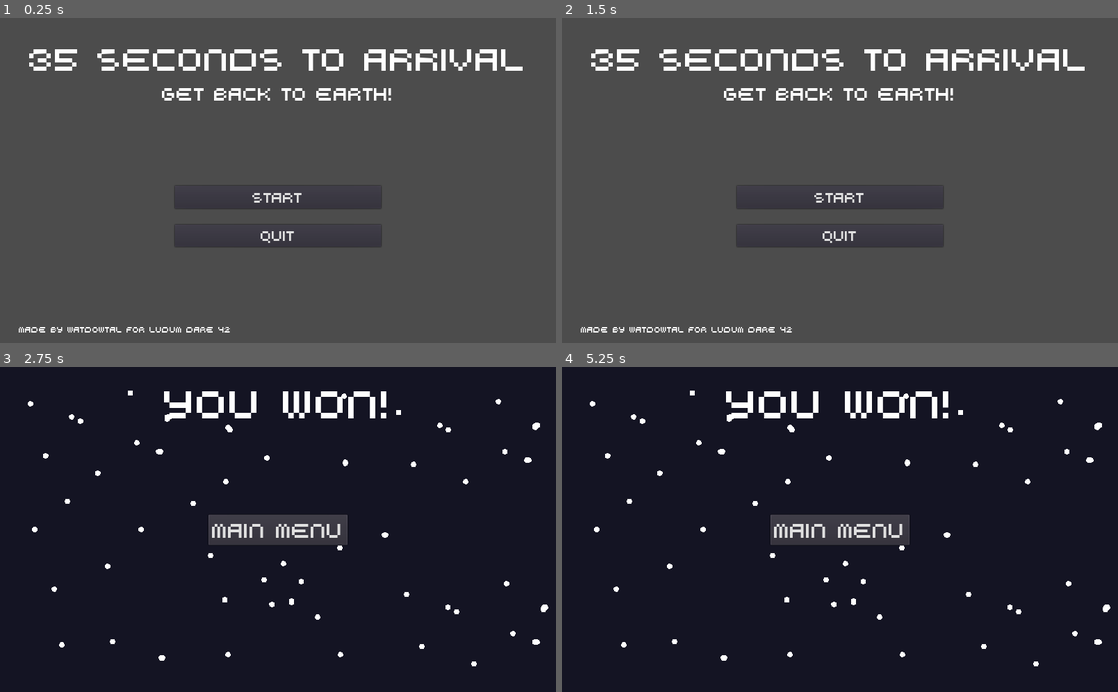
Above: before the commit, frames 1-4 (two rows, left to right).
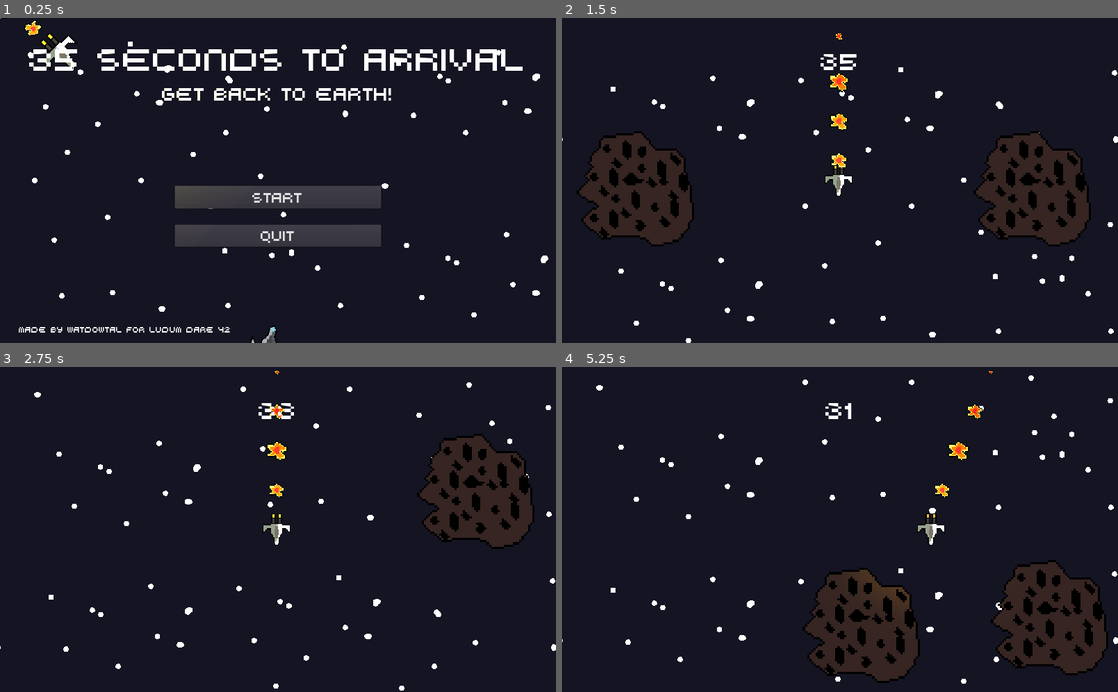
Above: after the commit, the same moments.

Repository: watdowtal/ludumdare42
Game: Godot game, scene res://Scenes/Title/TitleScreen.tscn
Same seed, same stepped clock (60 frames per second), same inputs: the game is played once before the commit and once after it.
Inputs (mouse positions are in pixels of both pictures, inside the frame that each line leads up to):
- Up to frame 1 (0.25 s): no input
- Up to frame 2 (1.5 s): click "Start" at 0.5 s; click (840, 180) at 1.25 s, where only the run before the commit has a clickable "MAIN MENU"
- Up to frame 3 (2.75 s): click (278, 545) at 2 s, where only the run before the commit has a clickable "Start"
- Up to frame 4 (5.25 s): hold Right (ui_right) 2.78-4.28 s; hold Left (ui_left) from 4.28 s (still down)

The runs differ from the first frame. In frame 1, 92% of the frame differs, in the area x 0-100%, y 0-100%; in frame 2, 100%; in frame 3, 11%; in frame 4, 17%.

Commit message:
Add files via upload

Diff:
--- a/LD42/Scenes/Meteor/Meteor.tscn
+++ b/LD42/Scenes/Meteor/Meteor.tscn
@@ -10,7 +10,7 @@
 
 [node name="Meteor" type="Area2D"]
 
-scale = Vector2( 3, 3 )
+scale = Vector2( 4, 4 )
 input_pickable = true
 gravity_vec = Vector2( 0, 1 )
 gravity = 98.0
--- /dev/null
+++ b/LD42/Scenes/Other/Trail.tscn
@@ -0,0 +1,129 @@
+[gd_scene load_steps=10 format=2]
+
+[ext_resource path="res://Scenes/Player/Particles.png" type="Texture" id=1]
+[ext_resource path="res://Scenes/Player/Light.png" type="Texture" id=2]
+
+[sub_resource type="Curve" id=1]
+
+min_value = 0.0
+max_value = 1.0
+bake_resolution = 100
+_data = [ Vector2( 0, 1 ), 0.0, 0.0, 0, 0, Vector2( 0.0527231, 1 ), 15.9836, 15.9836, 0, 0, Vector2( 0.222128, 0 ), 0.0, 0.0, 0, 0 ]
+
+[sub_resource type="CurveTexture" id=2]
+
+flags = 4
+width = 2048
+curve = SubResource( 1 )
+
+[sub_resource type="Gradient" id=3]
+
+offsets = PoolRealArray( 0, 0.479532, 1 )
+colors = PoolColorArray( 1, 1, 1, 0, 1, 1, 1, 0, 1, 1, 1, 1 )
+
+[sub_resource type="GradientTexture" id=4]
+
+flags = 4
+gradient = SubResource( 3 )
+width = 2048
+
+[sub_resource type="Curve" id=5]
+
+min_value = 0.0
+max_value = 1.0
+bake_resolution = 100
+_data = [ Vector2( 0, 1 ), 0.0, 29.9492, 0, 0, Vector2( 0.691342, 0 ), 0.0, 0.0, 0, 0, Vector2( 1, 0 ), 0.0711229, 0.0, 0, 0 ]
+
+[sub_resource type="CurveTexture" id=6]
+
+flags = 4
+width = 2048
+curve = SubResource( 5 )
+
+[sub_resource type="ParticlesMaterial" id=7]
+
+render_priority = 0
+trail_divisor = 1
+trail_size_modifier = SubResource( 6 )
+trail_color_modifier = SubResource( 4 )
+emission_shape = 0
+flag_align_y = false
+flag_rotate_y = false
+flag_disable_z = false
+spread = 180.0
+flatness = 0.0
+gravity = Vector3( 0, 0, 0 )
+initial_velocity = 1.0
+initial_velocity_random = 0.0
+angular_velocity = 0.0
+angular_velocity_random = 0.0
+linear_accel = 0.0
+linear_accel_random = 0.0
+radial_accel = 0.0
+radial_accel_random = 0.0
+tangential_accel = 0.0
+tangential_accel_random = 0.0
+damping = 20.0
+damping_random = 0.0
+angle = 0.0
+angle_random = 0.0
+scale = 2.0
+scale_random = 0.0
+scale_curve = SubResource( 2 )
+color = Color( 1, 1, 1, 1 )
+hue_variation = 0.0
+hue_variation_random = 0.0
+anim_speed = 0.0
+anim_speed_random = 0.0
+anim_offset = 0.0
+anim_offset_random = 0.0
+anim_loop = false
+_sections_unfolded = [ "Gravity", "Scale", "Spread", "Trail" ]
+
+[node name="Particles2D" type="Particles2D"]
+
+position = Vector2( 0, -24 )
+emitting = true
+amount = 20
+lifetime = 1.0
+one_shot = false
+preprocess = 0.0
+speed_scale = 0.5
+explosiveness = 0.0
+randomness = 0.0
+fixed_fps = 0
+fract_delta = true
+visibility_rect = Rect2( -100, -100, 200, 200 )
+local_coords = false
+draw_order = 0
+process_material = SubResource( 7 )
+texture = ExtResource( 1 )
+normal_map = null
+h_frames = 1
+v_frames = 1
+_sections_unfolded = [ "Process Material", "Time" ]
+
+[node name="Light2D" type="Light2D" parent="." index="0"]
+
+position = Vector2( 0, 24 )
+enabled = true
+editor_only = false
+texture = ExtResource( 2 )
+offset = Vector2( 0, 0 )
+texture_scale = 1.0
+color = Color( 0.730469, 0.720883, 0.716202, 1 )
+energy = 1.0
+mode = 0
+range_height = 0.0
+range_z_min = -1024
+range_z_max = 1024
+range_layer_min = 0
+range_layer_max = 0
+range_item_cull_mask = 1
+shadow_enabled = false
+shadow_color = Color( 0, 0, 0, 0 )
+shadow_buffer_size = 2048
+shadow_gradient_length = 0.0
+shadow_filter = 0
+shadow_filter_smooth = 0.0
+shadow_item_cull_mask = 1
--- a/LD42/Scenes/Other/World/World.tscn
+++ b/LD42/Scenes/Other/World/World.tscn
@@ -5,7 +5,7 @@
 [ext_resource path="res://Scenes/Earth/Earth.tscn" type="PackedScene" id=3]
 [ext_resource path="res://Scenes/Meteor/Meteor.tscn" type="PackedScene" id=4]
 
-[node name="world" type="Node" index="0"]
+[node name="world" type="Node"]
 
 [node name="Player" parent="." index="0" instance=ExtResource( 1 )]
 
@@ -15,7 +15,7 @@
 
 [node name="Earth" parent="." index="2" instance=ExtResource( 3 )]
 
-position = Vector2( 0, 288 )
+position = Vector2( 0, 25952 )
 
 [node name="Meteors" type="Node" parent="." index="3"]
 
@@ -209,7 +209,7 @@
 
 [node name="Meteor48" parent="Meteors" index="47" instance=ExtResource( 4 )]
 
-position = Vector2( 608, 20608 )
+position = Vector2( 608, 20640 )
 
 [node name="Meteor49" parent="Meteors" index="48" instance=ExtResource( 4 )]
 
@@ -217,80 +217,92 @@
 
 [node name="Meteor50" parent="Meteors" index="49" instance=ExtResource( 4 )]
 
-position = Vector2( 608, 21312 )
-
-[node name="Meteor51" parent="Meteors" index="50" instance=ExtResource( 4 )]
+position = Vector2( 608, 21280 )
+
+[node name="Meteor72" parent="Meteors" index="50" instance=ExtResource( 4 )]
+
+position = Vector2( 192, 21536 )
+
+[node name="Meteor71" parent="Meteors" index="51" instance=ExtResource( 4 )]
+
+position = Vector2( 960, 20960 )
+
+[node name="Meteor51" parent="Meteors" index="52" instance=ExtResource( 4 )]
 
 position = Vector2( 960, 21856 )
 
-[node name="Meteor52" parent="Meteors" index="51" instance=ExtResource( 4 )]
+[node name="Meteor70" parent="Meteors" index="53" instance=ExtResource( 4 )]
+
+position = Vector2( 576, 22528 )
+
+[node name="Meteor52" parent="Meteors" index="54" instance=ExtResource( 4 )]
 
 position = Vector2( 192, 21824 )
 
-[node name="Meteor53" parent="Meteors" index="52" instance=ExtResource( 4 )]
+[node name="Meteor53" parent="Meteors" index="55" instance=ExtResource( 4 )]
 
 position = Vector2( 192, 22176 )
 
-[node name="Meteor54" parent="Meteors" index="53" instance=ExtResource( 4 )]
+[node name="Meteor54" parent="Meteors" index="56" instance=ExtResource( 4 )]
 
 position = Vector2( 960, 22176 )
 
-[node name="Meteor55" parent="Meteors" index="54" instance=ExtResource( 4 )]
+[node name="Meteor55" parent="Meteors" index="57" instance=ExtResource( 4 )]
 
 position = Vector2( 960, 22496 )
 
-[node name="Meteor56" parent="Meteors" index="55" instance=ExtResource( 4 )]
+[node name="Meteor56" parent="Meteors" index="58" instance=ExtResource( 4 )]
 
 position = Vector2( 192, 22528 )
 
-[node name="Meteor57" parent="Meteors" index="56" instance=ExtResource( 4 )]
+[node name="Meteor57" parent="Meteors" index="59" instance=ExtResource( 4 )]
 
 position = Vector2( 192, 22848 )
 
-[node name="Meteor58" parent="Meteors" index="57" instance=ExtResource( 4 )]
+[node name="Meteor58" parent="Meteors" index="60" instance=ExtResource( 4 )]
 
 position = Vector2( 960, 22880 )
 
-[node name="Meteor59" parent="Meteors" index="58" instance=ExtResource( 4 )]
-
-position = Vector2( 576, 23328 )
-
-[node name="Meteor60" parent="Meteors" index="59" instance=ExtResource( 4 )]
-
-position = Vector2( 928, 23712 )
-
-[node name="Meteor61" parent="Meteors" index="60" instance=ExtResource( 4 )]
-
-position = Vector2( 224, 23712 )
-
-[node name="Meteor62" parent="Meteors" index="61" instance=ExtResource( 4 )]
-
-position = Vector2( 576, 24128 )
-
-[node name="Meteor63" parent="Meteors" index="62" instance=ExtResource( 4 )]
-
-position = Vector2( 928, 24480 )
-
-[node name="Meteor64" parent="Meteors" index="63" instance=ExtResource( 4 )]
-
-position = Vector2( 192, 24480 )
-
-[node name="Meteor65" parent="Meteors" index="64" instance=ExtResource( 4 )]
-
-position = Vector2( 576, 24800 )
-
-[node name="Meteor66" parent="Meteors" index="65" instance=ExtResource( 4 )]
-
-position = Vector2( 928, 25248 )
-
-[node name="Meteor67" parent="Meteors" index="66" instance=ExtResource( 4 )]
+[node name="Meteor59" parent="Meteors" index="61" instance=ExtResource( 4 )]
+
+position = Vector2( 576, 23392 )
+
+[node name="Meteor60" parent="Meteors" index="62" instance=ExtResource( 4 )]
+
+position = Vector2( 896, 23712 )
+
+[node name="Meteor61" parent="Meteors" index="63" instance=ExtResource( 4 )]
+
+position = Vector2( 256, 23712 )
+
+[node name="Meteor62" parent="Meteors" index="64" instance=ExtResource( 4 )]
+
+position = Vector2( 576, 24096 )
+
+[node name="Meteor63" parent="Meteors" index="65" instance=ExtResource( 4 )]
+
+position = Vector2( 896, 24448 )
+
+[node name="Meteor64" parent="Meteors" index="66" instance=ExtResource( 4 )]
+
+position = Vector2( 192, 24416 )
+
+[node name="Meteor65" parent="Meteors" index="67" instance=ExtResource( 4 )]
+
+position = Vector2( 576, 24736 )
+
+[node name="Meteor66" parent="Meteors" index="68" instance=ExtResource( 4 )]
+
+position = Vector2( 896, 25248 )
+
+[node name="Meteor67" parent="Meteors" index="69" instance=ExtResource( 4 )]
 
 position = Vector2( 576, 25248 )
 
-[node name="Meteor68" parent="Meteors" index="67" instance=ExtResource( 4 )]
+[node name="Meteor68" parent="Meteors" index="70" instance=ExtResource( 4 )]
 
 position = Vector2( 192, 25728 )
 
-[node name="Meteor69" parent="Meteors" index="68" instance=ExtResource( 4 )]
-
-position = Vector2( 928, 25728 )
+[node name="Meteor69" parent="Meteors" index="71" instance=ExtResource( 4 )]
+
+position = Vector2( 896, 25728 )
--- a/LD42/Scenes/Player/Player.gd
+++ b/LD42/Scenes/Player/Player.gd
@@ -34,6 +34,7 @@
 		$Sprite.hide()
 		$Particles2D.emitting = false
 		$GUI/Control/YouDied.show()
+		$CountDown.stop()
 
 func _on_CountDown_timeout():
 	if time > 0:
--- a/LD42/Scenes/Player/Player.tscn
+++ b/LD42/Scenes/Player/Player.tscn
@@ -1,13 +1,12 @@
-[gd_scene load_steps=23 format=2]
+[gd_scene load_steps=15 format=2]
 
 [ext_resource path="res://Scenes/Player/Player.gd" type="Script" id=1]
 [ext_resource path="res://Scenes/Player/Sprite1.png" type="Texture" id=2]
 [ext_resource path="res://Scenes/Player/Sprite2.png" type="Texture" id=3]
 [ext_resource path="res://UI Elements/Fonts/Boo City.ttf" type="DynamicFontData" id=4]
-[ext_resource path="res://Scenes/Player/Particles.png" type="Texture" id=5]
-[ext_resource path="res://Scenes/Player/Light.png" type="Texture" id=6]
-[ext_resource path="res://Scenes/Player/Tick.wav" type="AudioStream" id=7]
-[ext_resource path="res://Scenes/Player/Hurt.wav" type="AudioStream" id=8]
+[ext_resource path="res://Scenes/Other/Trail.tscn" type="PackedScene" id=5]
+[ext_resource path="res://Scenes/Player/Tick.wav" type="AudioStream" id=6]
+[ext_resource path="res://Scenes/Player/Hurt.wav" type="AudioStream" id=7]
 
 [sub_resource type="SpriteFrames" id=1]
 
@@ -75,84 +74,7 @@
 font_data = ExtResource( 4 )
 _sections_unfolded = [ "Font", "Settings" ]
 
-[sub_resource type="Curve" id=4]
-
-min_value = 0.0
-max_value = 1.0
-bake_resolution = 100
-_data = [ Vector2( 0, 1 ), 0.0, 0.0, 0, 0, Vector2( 0.0527231, 1 ), 15.9836, 15.9836, 0, 0, Vector2( 0.222128, 0 ), 0.0, 0.0, 0, 0 ]
-
-[sub_resource type="CurveTexture" id=5]
-
-flags = 4
-width = 2048
-curve = SubResource( 4 )
-
-[sub_resource type="Gradient" id=6]
-
-offsets = PoolRealArray( 0, 0.479532, 1 )
-colors = PoolColorArray( 1, 1, 1, 0, 1, 1, 1, 0, 1, 1, 1, 1 )
-
-[sub_resource type="GradientTexture" id=7]
-
-flags = 4
-gradient = SubResource( 6 )
-width = 2048
-
-[sub_resource type="Curve" id=8]
-
-min_value = 0.0
-max_value = 1.0
-bake_resolution = 100
-_data = [ Vector2( 0, 1 ), 0.0, 29.9492, 0, 0, Vector2( 0.691342, 0 ), 0.0, 0.0, 0, 0, Vector2( 1, 0 ), 0.0711229, 0.0, 0, 0 ]
-
-[sub_resource type="CurveTexture" id=9]
-
-flags = 4
-width = 2048
-curve = SubResource( 8 )
-
-[sub_resource type="ParticlesMaterial" id=10]
-
-render_priority = 0
-trail_divisor = 1
-trail_size_modifier = SubResource( 9 )
-trail_color_modifier = SubResource( 7 )
-emission_shape = 0
-flag_align_y = false
-flag_rotate_y = false
-flag_disable_z = false
-spread = 180.0
-flatness = 0.0
-gravity = Vector3( 0, 0, 0 )
-initial_velocity = 1.0
-initial_velocity_random = 0.0
-angular_velocity = 0.0
-angular_velocity_random = 0.0
-linear_accel = 0.0
-linear_accel_random = 0.0
-radial_accel = 0.0
-radial_accel_random = 0.0
-tangential_accel = 0.0
-tangential_accel_random = 0.0
-damping = 20.0
-damping_random = 0.0
-angle = 0.0
-angle_random = 0.0
-scale = 2.0
-scale_random = 0.0
-scale_curve = SubResource( 5 )
-color = Color( 1, 1, 1, 1 )
-hue_variation = 0.0
-hue_variation_random = 0.0
-anim_speed = 0.0
-anim_speed_random = 0.0
-anim_offset = 0.0
-anim_offset_random = 0.0
-anim_loop = false
-_sections_unfolded = [ "Gravity", "Scale", "Spread", "Trail" ]
-
-[node name="Player" type="KinematicBody2D"]
+[node name="Player" type="KinematicBody2D" index="0"]
 
 z_index = 1
 input_pickable = false
@@ -168,7 +90,6 @@
 scale = Vector2( 2, 2 )
 frames = SubResource( 1 )
 animation = "default"
-frame = 1
 playing = true
 _sections_unfolded = [ "Transform" ]
 
@@ -225,6 +146,7 @@
 
 [node name="GUI" type="CanvasLayer" parent="." index="3"]
 
+editor/display_folded = true
 layer = 3
 offset = Vector2( 0, 0 )
 rotation = 0.0
@@ -384,54 +306,7 @@
 one_shot = false
 autostart = true
 
-[node name="Particles2D" type="Particles2D" parent="." index="5"]
-
-editor/display_folded = true
-position = Vector2( 0, -24 )
-emitting = true
-amount = 20
-lifetime = 1.0
-one_shot = false
-preprocess = 0.0
-speed_scale = 0.5
-explosiveness = 0.0
-randomness = 0.0
-fixed_fps = 0
-fract_delta = true
-visibility_rect = Rect2( -100, -100, 200, 200 )
-local_coords = false
-draw_order = 0
-process_material = SubResource( 10 )
-texture = ExtResource( 5 )
-normal_map = null
-h_frames = 1
-v_frames = 1
-_sections_unfolded = [ "Process Material", "Time" ]
-
-[node name="Light2D" type="Light2D" parent="Particles2D" index="0"]
-
-position = Vector2( 0, 24 )
-enabled = true
-editor_only = false
-texture = ExtResource( 6 )
-offset = Vector2( 0, 0 )
-texture_scale = 1.0
-color = Color( 0.730469, 0.720883, 0.716202, 1 )
-energy = 0.75
-mode = 0
-range_height = 0.0
-range_z_min = -1024
-range_z_max = 1024
-range_layer_min = 0
-range_layer_max = 0
-range_item_cull_mask = 1
-shadow_enabled = false
-shadow_color = Color( 0, 0, 0, 0 )
-shadow_buffer_size = 2048
-shadow_gradient_length = 0.0
-shadow_filter = 0
-shadow_filter_smooth = 0.0
-shadow_item_cull_mask = 1
+[node name="Particles2D" parent="." index="5" instance=ExtResource( 5 )]
 
 [node name="Invinc" type="Timer" parent="." index="6"]
 
@@ -441,6 +316,15 @@
 autostart = false
 
 [node name="Tick" type="AudioStreamPlayer" parent="." index="7"]
+
+stream = ExtResource( 6 )
+volume_db = 0.0
+pitch_scale = 1.0
+autoplay = false
+mix_target = 0
+bus = "Master"
+
+[node name="Hurt" type="AudioStreamPlayer" parent="." index="8"]
 
 stream = ExtResource( 7 )
 volume_db = 0.0
@@ -449,15 +333,6 @@
 mix_target = 0
 bus = "Master"
 
-[node name="Hurt" type="AudioStreamPlayer" parent="." index="8"]
-
-stream = ExtResource( 8 )
-volume_db = 0.0
-pitch_scale = 1.0
-autoplay = false
-mix_target = 0
-bus = "Master"
-
 [connection signal="pressed" from="GUI/Control/YouDied/Buttons/retry" to="." method="_on_retry_pressed"]
 
 [connection signal="pressed" from="GUI/Control/YouDied/Buttons/quit" to="." method="_on_quit_pressed"]
--- a/LD42/Scenes/Title/TitleScreen.tscn
+++ b/LD42/Scenes/Title/TitleScreen.tscn
@@ -1,7 +1,10 @@
-[gd_scene load_steps=7 format=2]
+[gd_scene load_steps=11 format=2]
 
 [ext_resource path="res://Scenes/Title/TitleScreen.gd" type="Script" id=1]
 [ext_resource path="res://UI Elements/Fonts/Boo City.ttf" type="DynamicFontData" id=2]
+[ext_resource path="res://Scenes/Other/BG/ParallaxBackground.tscn" type="PackedScene" id=3]
+[ext_resource path="res://Scenes/Player/Sprite2.png" type="Texture" id=4]
+[ext_resource path="res://Scenes/Other/Trail.tscn" type="PackedScene" id=5]
 
 [sub_resource type="DynamicFont" id=1]
 
@@ -34,6 +37,25 @@
 use_filter = false
 font_data = ExtResource( 2 )
 _sections_unfolded = [ "Font", "Settings" ]
+
+[sub_resource type="Animation" id=5]
+
+resource_name = "Fly"
+length = 2.3
+loop = true
+step = 0.1
+tracks/0/type = "value"
+tracks/0/path = NodePath("Ship:position")
+tracks/0/interp = 1
+tracks/0/loop_wrap = true
+tracks/0/imported = false
+tracks/0/enabled = true
+tracks/0/keys = {
+"times": PoolRealArray( 0, 1, 2.3 ),
+"transitions": PoolRealArray( 1, 1, 1 ),
+"update": 0,
+"values": [ Vector2( -26.4187, -20.093 ), Vector2( 1070, 649 ), Vector2( 1070, 649 ) ]
+}
 
 [node name="TitleScreen" type="Control"]
 
@@ -244,6 +266,39 @@
 max_lines_visible = -1
 _sections_unfolded = [ "custom_fonts" ]
 
+[node name="ParallaxBackground" parent="." index="4" instance=ExtResource( 3 )]
+
+[node name="Ship" type="Sprite" parent="." index="5"]
+
+position = Vector2( -26.4187, -20.093 )
+rotation = 2.35619
+scale = Vector2( 2.6875, 2.6875 )
+z_index = -1
+texture = ExtResource( 4 )
+_sections_unfolded = [ "Transform", "Z Index" ]
+
+[node name="Particles2D" parent="Ship" index="0" instance=ExtResource( 5 )]
+
+position = Vector2( -0.440807, 17.0524 )
+
+[node name="Ship2" type="Sprite" parent="." index="6"]
+
+position = Vector2( 494, 607 )
+rotation = 0.272867
+scale = Vector2( 2.6875, 2.6875 )
+texture = ExtResource( 4 )
+
+[node name="AnimationPlayer" type="AnimationPlayer" parent="." index="7"]
+
+root_node = NodePath("..")
+autoplay = "Fly"
+playback_process_mode = 1
+playback_default_blend_time = 0.0
+playback_speed = 0.5
+anims/Fly = SubResource( 5 )
+blend_times = [  ]
+_sections_unfolded = [ "Playback Options" ]
+
 [connection signal="pressed" from="Buttons/Start" to="." method="_on_Start_pressed"]
 
 [connection signal="pressed" from="Buttons/Quit" to="." method="_on_Quit_pressed"]
Not shown: 8 places in LD42/Scenes/Player/Player.tscn that only renumber resources
